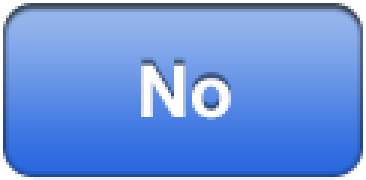
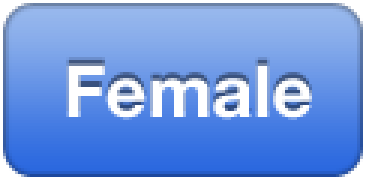
Before/after of a 366px x 180px layered artwork. What changed in the layer stack:
hid group "Button (Blue) NO" (4 layers) over [3, 3, 363, 180]
painted on "Button" (2nd of 3, in "Button (Blue) NO" › "button background"), unmasked it over [3, 3, 363, 180]
showed group "Button (Blue) female" (4 layers) over [3, 3, 363, 180]
painted on "Button" (3rd of 3, in "Button (Blue) female" › "button background"), unmasked it over [3, 3, 363, 180]
